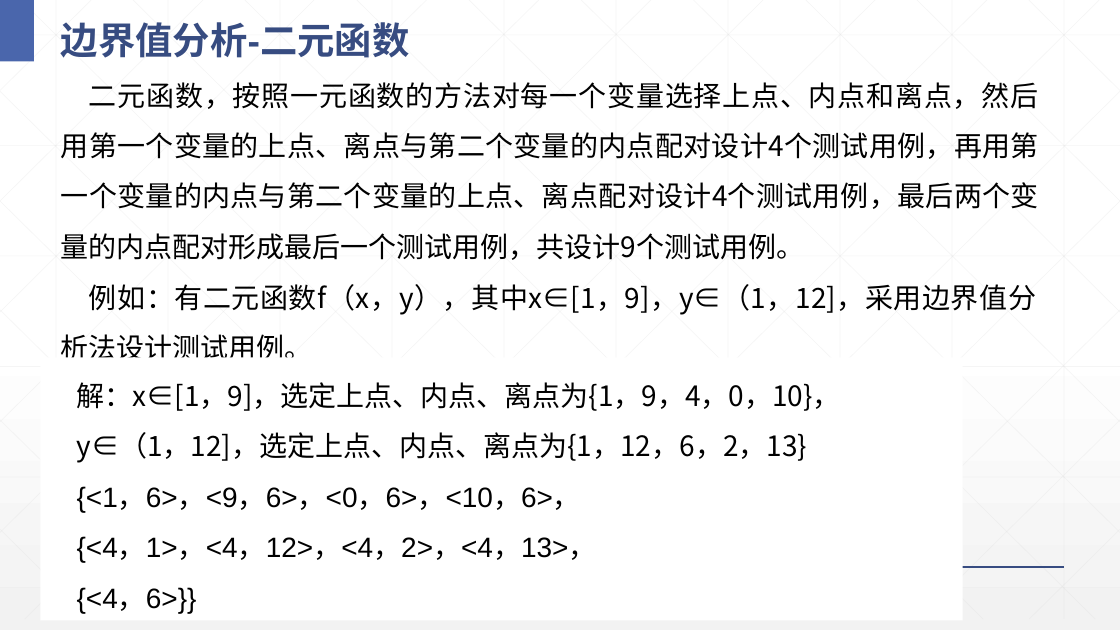
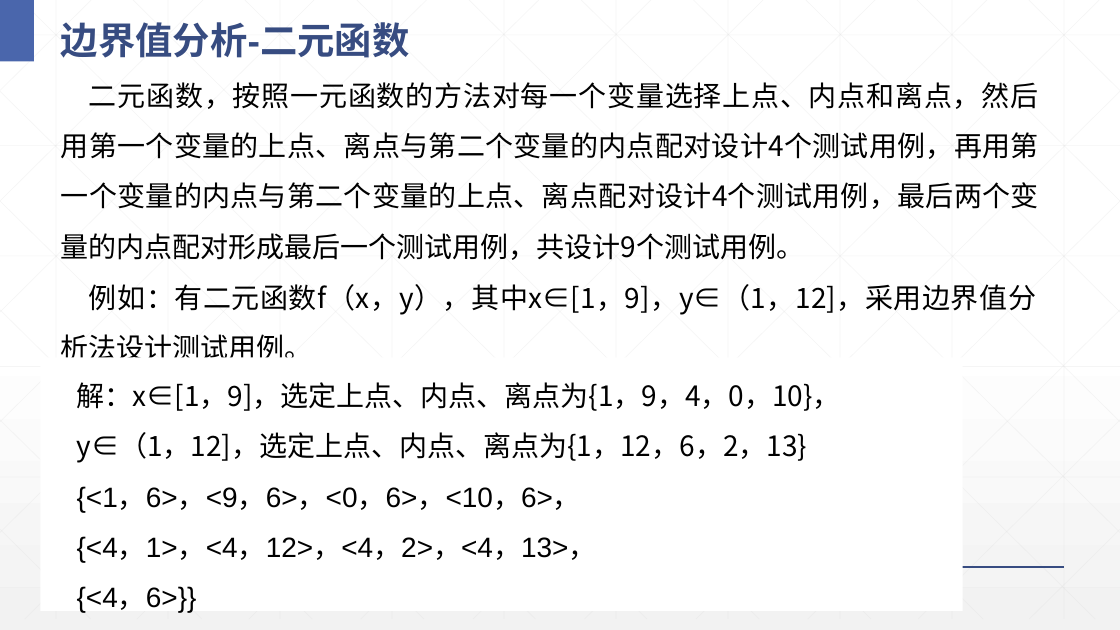
Before and after one commit to Panamera-Turbo/Software_Engineering, a slide deck: slide 129 of 6软件质量保证.pptx. Drawn at 1120x630 pixels with LibreOffice and Linux fonts; fonts in the diff are those of the drawing. Boxes give left, top, right and bottom in pixels: in the first picture for what was removed or moved away, otherwise in the second. Text is boxed around its words. In the diff, an @@ line names an element or a change of style, - is before the commit and + after.

```diff
--- a/6软件质量保证.pptx
+++ b/6软件质量保证.pptx
@@ rectangle "解：x∈[1，9]，选定上点、内点、离点为{1，9，4，0，10}，": place and size @@
-rectangle "解：x∈[1，9]，选定上点、内点、离点为{1，9，4，0，10}，" at (40,358,963,621)
+rectangle "解：x∈[1，9]，选定上点、内点、离点为{1，9，4，0，10}，" at (40,358,963,612)
```
Also in this commit, not shown: 42 other slides changed, 7 other files.
